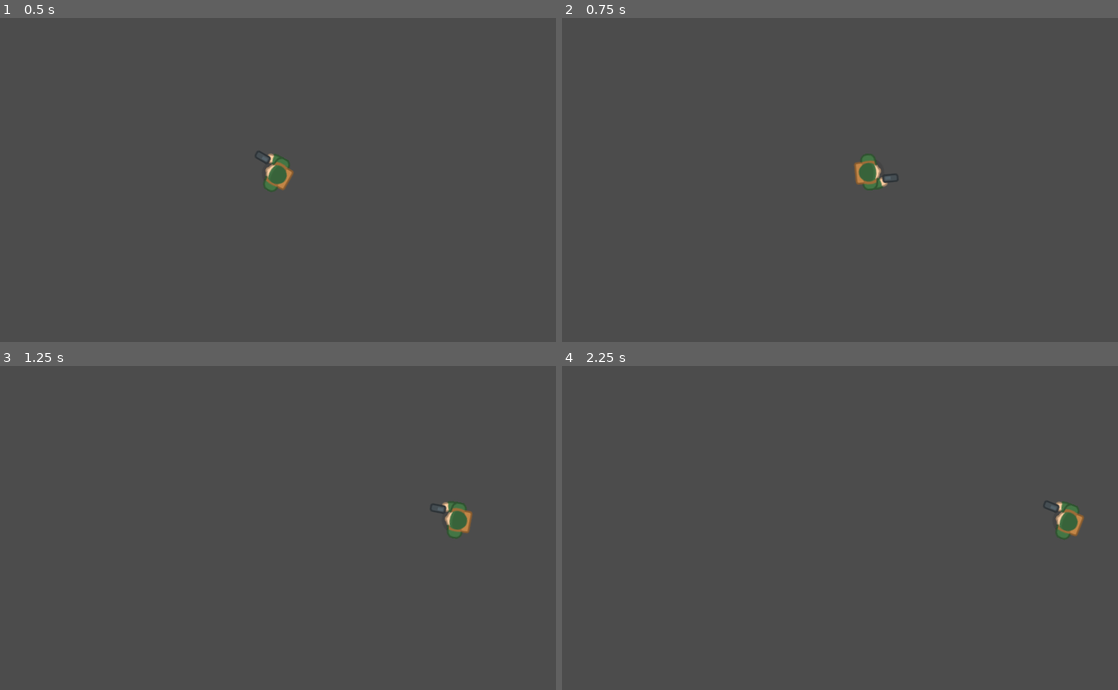
Above: before the commit, frames 1-4 (two rows, left to right).
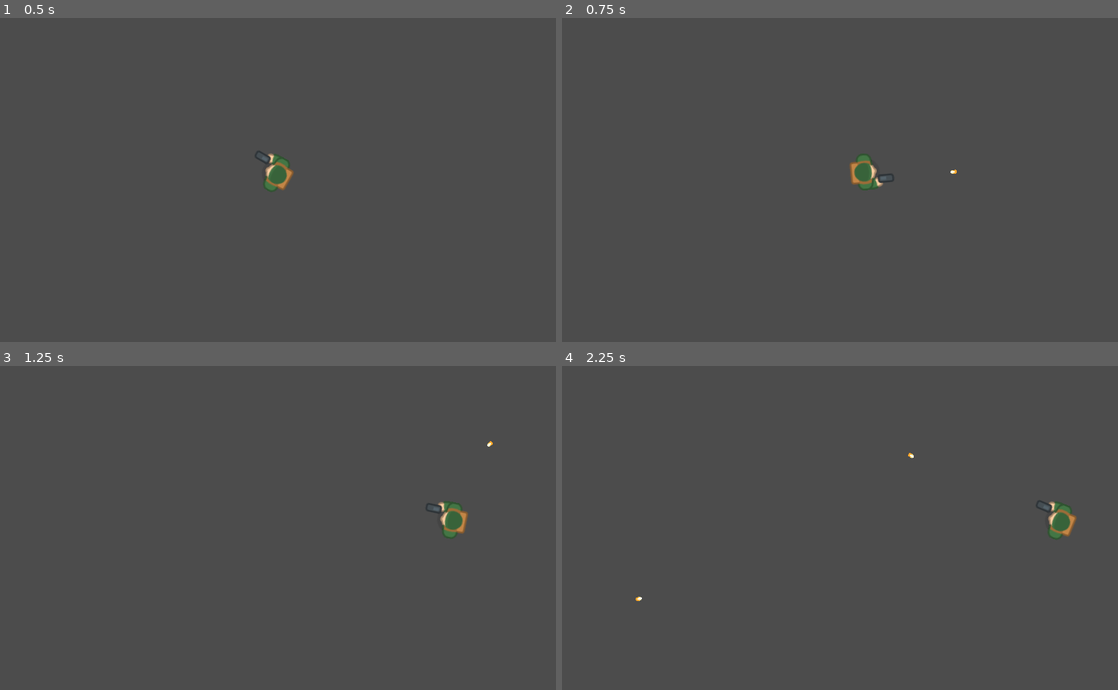
Above: after the commit, the same moments.

Repository: KidCoderT/ZombieShooterApocalypse
Game: Godot game, scene res://src/World/World.tscn
Same seed, same stepped clock (60 frames per second), same inputs: the game is played once before the commit and once after it.
Inputs (mouse positions are in pixels of both pictures, inside the frame that each line leads up to):
- Up to frame 1 (0.5 s): no input
- Up to frame 2 (0.75 s): tap Enter at 0.5 s; move the mouse to (962, 163) at 0.52 s; press the mouse at (962, 163) at 0.53 s; hold Right (Right) from 0.53 s (still down)
- Up to frame 3 (1.25 s): keep holding Right (Right)
- Up to frame 4 (2.25 s): release Right (Right) at 1.25 s; release the mouse at (962, 511) at 1.25 s; drag from (728, 544) to (812, 592) at 1.27 s; tap Space at 2 s; move the mouse to (895, 456) at 2.02 s; press the mouse at (895, 456) at 2.03 s; hold Right (Right) from 2.03 s (still down); tap Enter at 2.1 s

Frame 1 is identical in both runs. In frame 2, 0.4% of the frame differs, in the area x 51-71%, y 41-54%; in frame 3, 0.4%; in frame 4, 0.5%, in the area x 13-94%, y 26-73%.

Commit message:
Made a realy good looking and okay bullet shooting mechanicms

Diff:
--- a/project.godot
+++ b/project.godot
@@ -59,6 +59,11 @@
 , Object(InputEventKey,"resource_local_to_scene":false,"resource_name":"","device":0,"alt":false,"shift":false,"control":false,"meta":false,"command":false,"pressed":false,"scancode":68,"unicode":0,"echo":false,"script":null)
  ]
 }
+fire={
+"deadzone": 0.5,
+"events": [ Object(InputEventMouseButton,"resource_local_to_scene":false,"resource_name":"","device":0,"alt":false,"shift":false,"control":false,"meta":false,"command":false,"button_mask":0,"position":Vector2( 0, 0 ),"global_position":Vector2( 0, 0 ),"factor":1.0,"button_index":1,"pressed":false,"doubleclick":false,"script":null)
+ ]
+}
 
 [rendering]
 
--- /dev/null
+++ b/src/Player/Bullet.tscn
@@ -0,0 +1,16 @@
+[gd_scene load_steps=3 format=2]
+
+[ext_resource path="res://assets/bullet/bullet.png" type="Texture" id=1]
+
+[sub_resource type="RectangleShape2D" id=1]
+extents = Vector2( 5.49868, 3.5311 )
+
+[node name="Bullet" type="RigidBody2D"]
+
+[node name="bullet" type="Sprite" parent="."]
+position = Vector2( 0.0248032, 0.0269051 )
+texture = ExtResource( 1 )
+
+[node name="CollisionShape2D" type="CollisionShape2D" parent="."]
+position = Vector2( 0.0496063, 0.0496063 )
+shape = SubResource( 1 )
--- a/src/Player/Player.gd
+++ b/src/Player/Player.gd
@@ -3,8 +3,13 @@
 export (int) var speed = 500
 export (float) var friction = 0.9
 export (float) var acceleration = 0.3
+export (int) var bullet_speed = 1000
+export (float) var fire_rate = 0.5
 
+var can_fire = true
 var velocity := Vector2()
+onready var end_of_gun = $EndOfGun
+onready var bullet = preload("res://src/Player/Bullet.tscn")
 
 func _physics_process(delta):
 	var dummy_velocity := Vector2()
@@ -18,6 +23,17 @@
 	if Input.is_action_pressed("Right"):
 		dummy_velocity.x += 1
 
+	# Bullet Shooting Mechanic
+	if Input.is_action_pressed("fire") and can_fire:
+		var bullet_instance = bullet.instance()
+		bullet_instance.position = end_of_gun.get_global_position()
+		bullet_instance.rotation_degrees = rotation_degrees
+		bullet_instance.apply_impulse(Vector2(), Vector2(bullet_speed, 0).rotated(rotation))
+		get_tree().get_root().add_child(bullet_instance)
+		can_fire = false
+		yield(get_tree().create_timer(fire_rate), "timeout")
+		can_fire = true
+
 	if dummy_velocity.length() > 0:
 		velocity = lerp(velocity, dummy_velocity.normalized() * speed, acceleration)
 	else:
--- a/src/Player/Player.tscn
+++ b/src/Player/Player.tscn
@@ -17,3 +17,6 @@
 [node name="CollisionShape2D" type="CollisionShape2D" parent="."]
 position = Vector2( -15.2543, 0.1091 )
 shape = SubResource( 1 )
+
+[node name="EndOfGun" type="Position2D" parent="."]
+position = Vector2( 41.2945, 14.1581 )
